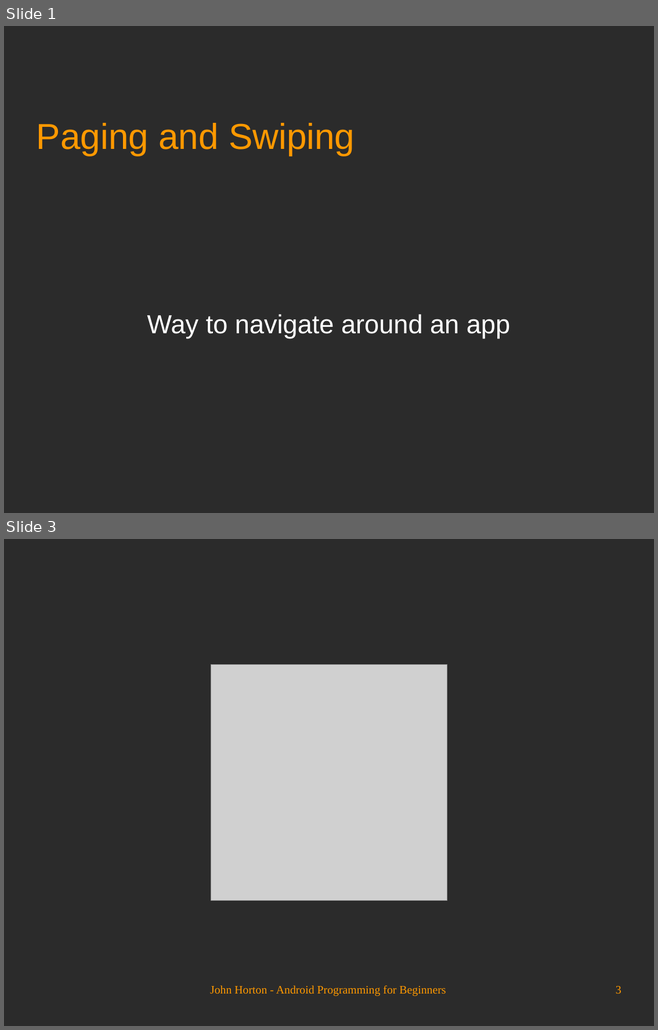
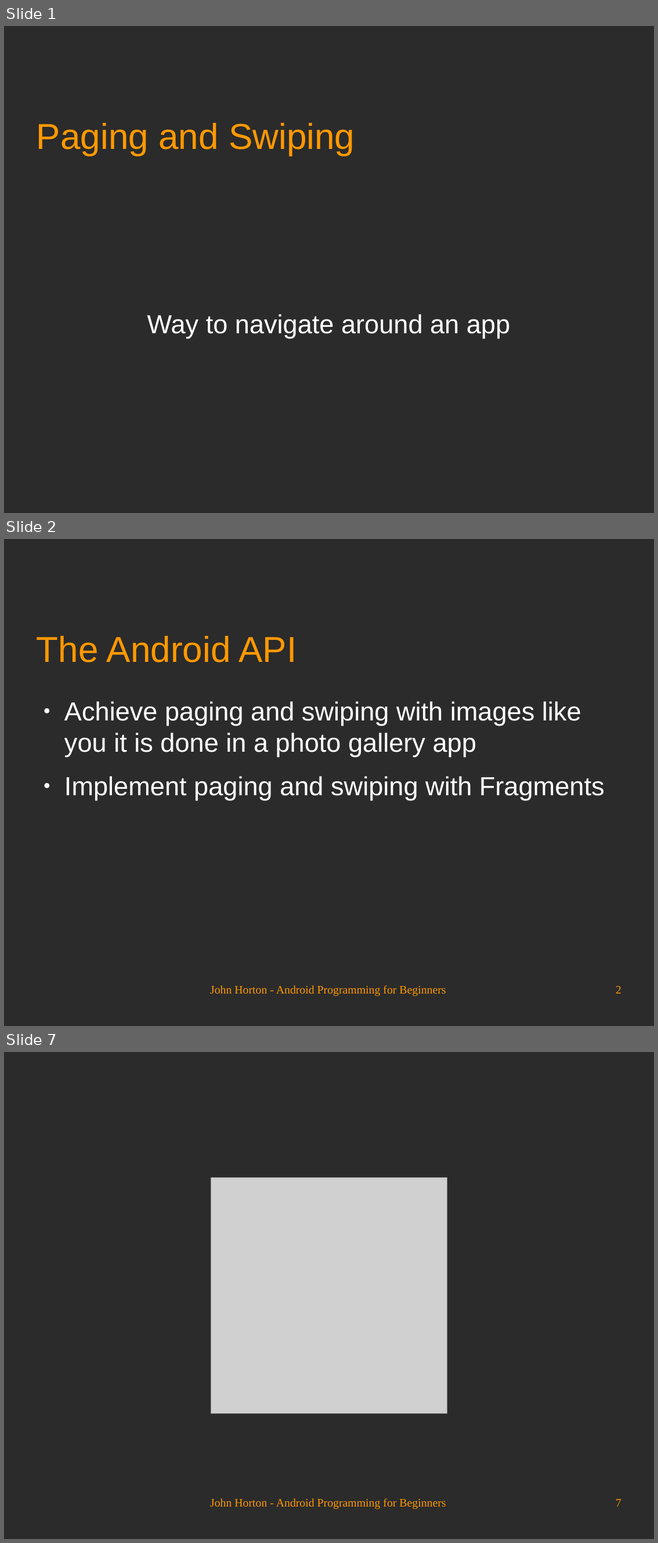
Before and after one commit to Academy-Soft-Intellect/Android-Programming-for-Beginners, a slide deck: 20_Paging_and_Swiping.odp. Shown one above the other, each under a label of ours: slides 1 and 3 before the commit, slides 1, 2 and 7 after it; the slides between them are not shown. The pictures are 658x1030 and 658x1543 pixels, drawn with LibreOffice and Linux fonts; fonts in the diff are those of the drawing; grey boxes stand for pictures; background and template pictures are left out; a plain dark background stands for a picture behind light text. Boxes give left, top, right and bottom in pixels: in the first picture for what was removed or moved away, otherwise in the second. Text is boxed around its words. In the diff, an @@ line names an element or a change of style, - is before the commit and + after.

```diff
--- a/20_Paging_and_Swiping.odp
+++ b/20_Paging_and_Swiping.odp
@@ slide 2 added at (x1=4, y1=539, x2=654, y2=1026), background picture (left out) @@
@@ title added at (x1=36, y1=636, x2=296, y2=663), 44 pt, text #FF9900 @@
+The Android API
@@ text added at (x1=64, y1=701, x2=604, y2=800), 32 pt, text #FFFFFF @@
+● Achieve paging and swiping with images like you it is done in a photo gallery app
+● Implement paging and swiping with Fragments
@@ text added at (x1=210, y1=986, x2=445, y2=997), 14 pt, text #FF9900 @@
+John Horton - Android Programming for Beginners
@@ page number added at (x1=615, y1=986, x2=621, y2=994), 14 pt, text #FF9900 @@
+2
@@ what was slide 3 is now slide 7 @@
@@ page number at (x1=615, y1=1499, x2=621, y2=1507): text changed @@
-3
+7
```
Also in this commit, not shown: 1 slide changed, 3 other slides added.
